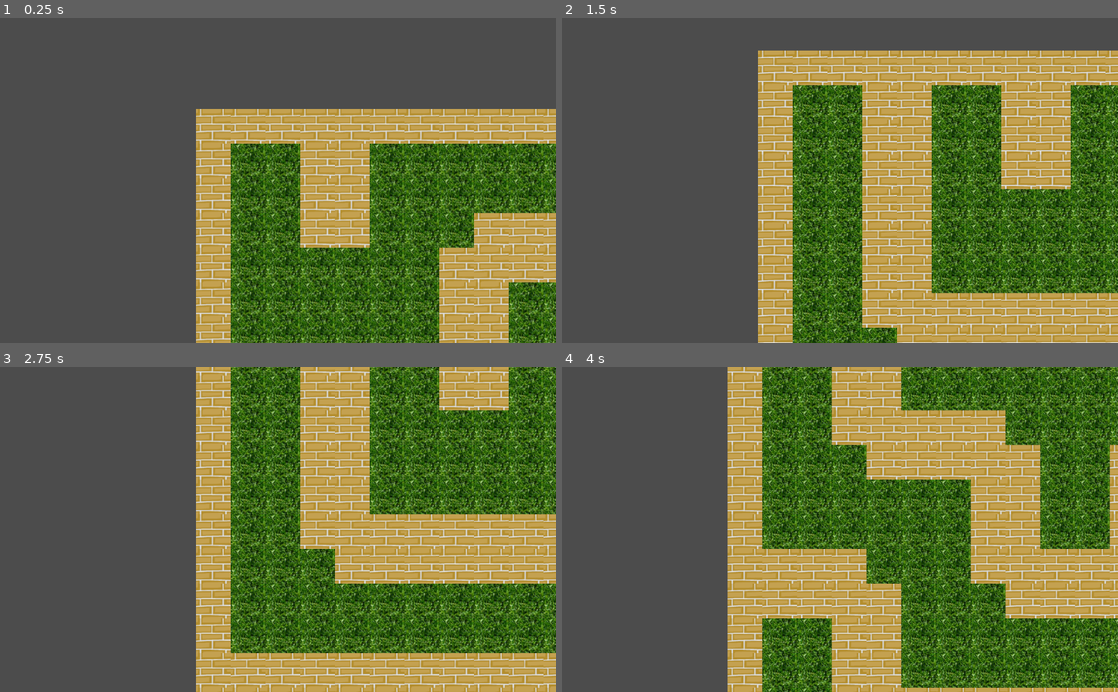
Above: before the commit, frames 1-4 (two rows, left to right).
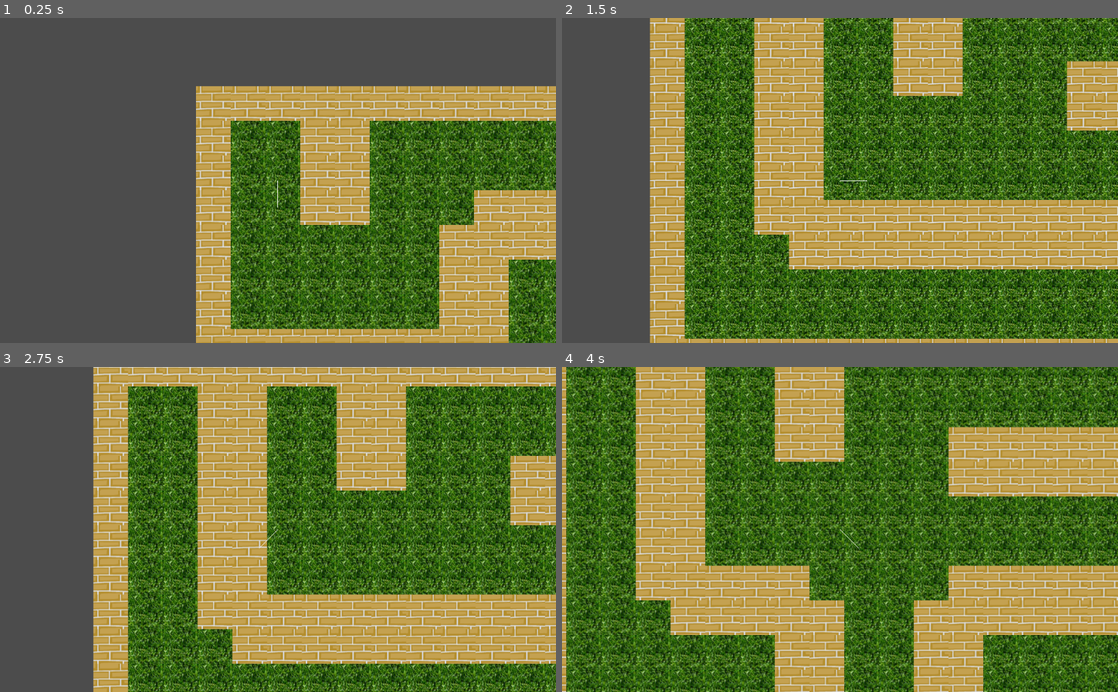
Above: after the commit, the same moments.

Repository: drarbego/Diggers
Game: Godot game, scene res://Maze.tscn
Two runs of this game, one before a commit and one after it. Both use one fixed random seed, a clock stepped at 60 frames per second and the inputs below.
Inputs:
- Up to frame 1 (0.25 s): no input
- Up to frame 2 (1.5 s): hold Right (ui_right) from 0.53 s (still down); tap Space (jump) at 0.6, 0.77, 1.07 s; tap R (refresh) at 1.35 s
- Up to frame 3 (2.75 s): tap Space (jump) at 1.52, 1.55, 1.82, 2.1 s; release Right (ui_right) at 2.03 s; hold Left (ui_left) from 2.03 s (still down)
- Up to frame 4 (4 s): release Left (ui_left) at 2.78 s; hold Right (ui_right) from 2.78 s (still down); tap R (refresh) at 2.85 s; tap Space (jump) at 3.02, 3.05, 3.32, 3.6, 3.77 s

The runs differ from the first frame. In frame 1, 36% of the frame differs, in the area x 35-100%, y 20-100%; in frame 2, 75%; in frame 3, 73%; in frame 4, 86%, in the area x 0-100%, y 0-100%.

Commit message:
add jump

Diff:
--- a/ControllableCharacter.gd
+++ b/ControllableCharacter.gd
@@ -1,38 +1,66 @@
 extends KinematicBody2D
 
 
-# Declare member variables here. Examples:
-# var a = 2
-# var b = "text"
-
 const SPEED = 200
-const GRAVITY = 500
 var MAX_FALL_SPEED = 200
 var movement_dir = Vector2()
 var x_axis = 0
 var y_axis = 0
 var velocity = Vector2.ZERO
 onready var gravity = ProjectSettings.get("physics/2d/default_gravity")
+var can_jump = true
+var jump_speed = 2000
+var is_jumping = false
 
+var jump_timer = Timer.new()
+
+func _ready():
+	jump_timer.set_wait_time(0.2)
+	jump_timer.set_one_shot(true)
+	jump_timer.connect("timeout", self, "_on_jump_timer_timeout")
+	add_child(jump_timer)
+
+func _on_jump_timer_timeout():
+	is_jumping = false
+	velocity.y = 0.0
 
 func _physics_process(delta):
-	velocity.y += gravity * delta
 	var direction = get_direction()
-	velocity = get_velocity(velocity, direction)
+	velocity = get_velocity(velocity, direction, delta)
 	var snap_vector = Vector2.DOWN * 20
-	move_and_slide_with_snap(velocity, snap_vector, Vector2.UP, false)
+	if is_jumping:
+		move_and_slide(velocity, Vector2.UP)
+	else:
+		move_and_slide_with_snap(velocity, snap_vector, Vector2.UP, false)
 
-func get_velocity(current_velocity, current_direction):
+func get_velocity(current_velocity, current_direction, delta):
 	var v = current_velocity
 	v.x = current_direction.x * SPEED
-	if is_on_floor():
+
+	if is_jumping:
+		v.y = current_direction.y * jump_speed
+	elif is_on_floor():
 		v.y = 0.0
-	if v.y > MAX_FALL_SPEED:
+	elif v.y >= MAX_FALL_SPEED:
 		v.y = MAX_FALL_SPEED
+	else:
+		# v += Vector2.DOWN * gravity * delta
+		v += (Vector2.DOWN * gravity/2) + (Vector2.DOWN * gravity * delta)
+
 	return v
 
 func get_direction():
+	if Input.is_action_just_pressed("jump") and is_on_floor() and not is_jumping:
+		is_jumping = true
+		jump_timer.start()
+
 	return Vector2(
-		Input.get_action_strength("ui_right") - Input.get_action_strength("ui_left") if is_on_floor() else 0,
-		-1 if Input.is_action_just_released("jump") and is_on_floor() else 0
+		Input.get_action_strength("ui_right") - Input.get_action_strength("ui_left"),
+		-1 if is_jumping else 0
 	).normalized()
+
+func _process(_delta):
+	update()
+
+func _draw():
+	draw_line(Vector2.ZERO, velocity.normalized() * 50, Color(1, 1, 1))
